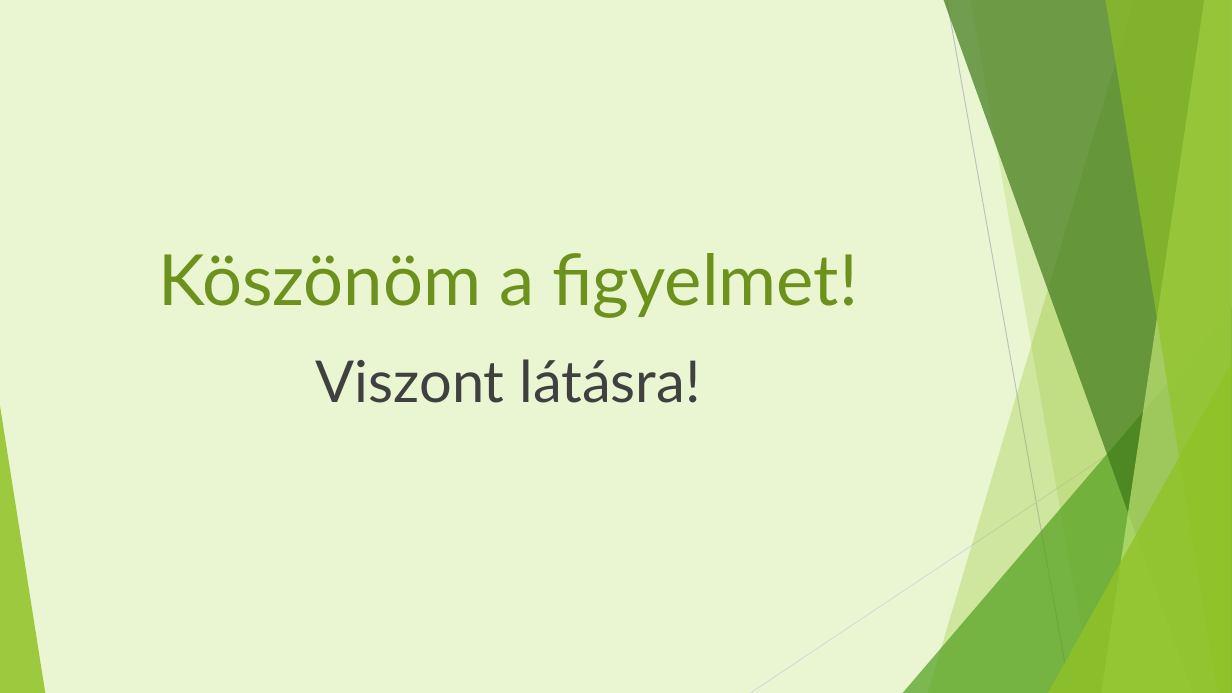
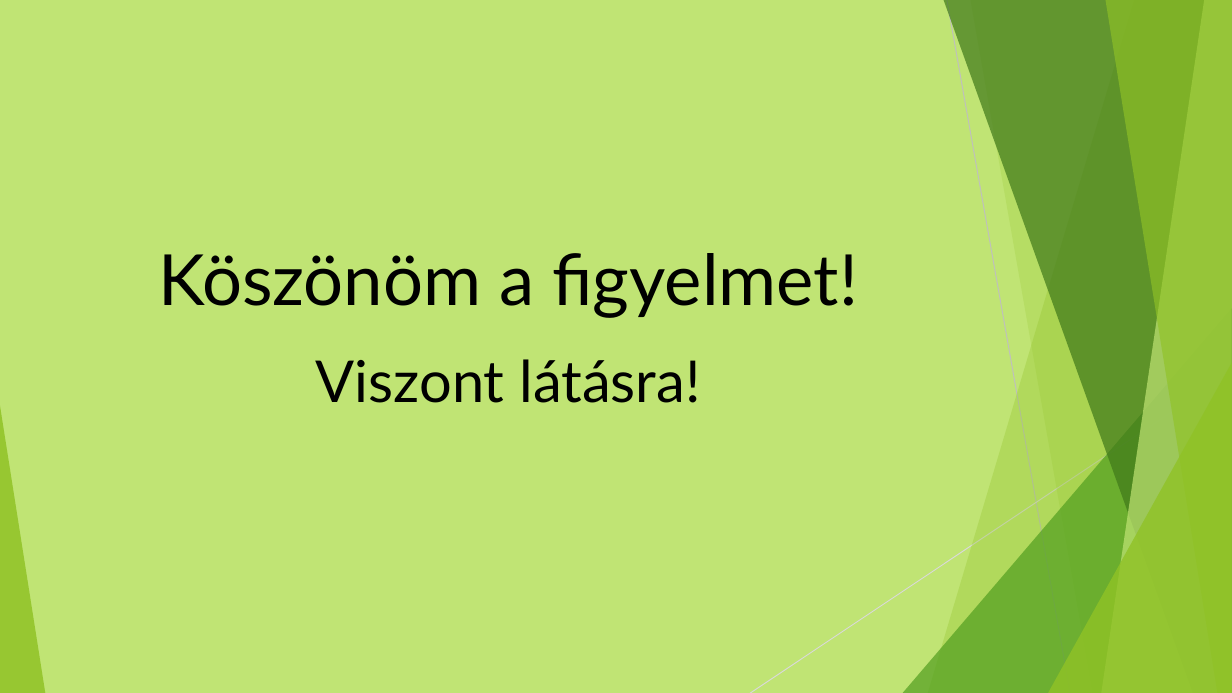
Before and after one commit to ksj-123/conduit, a slide deck: slide 5 of docs/Conduit_prez.pptx. Drawn at 1232x693 pixels with LibreOffice and Linux fonts; fonts in the diff are those of the drawing. Boxes give left, top, right and bottom in pixels: in the first picture for what was removed or moved away, otherwise in the second. Text is boxed around its words. In the diff, an @@ line names an element or a change of style, - is before the commit and + after.

```diff
--- a/docs/Conduit_prez.pptx
+++ b/docs/Conduit_prez.pptx
@@ background #EAF6D1 to #C0E474 @@
@@ title "Köszönöm a figyelmet!" at <box>158,253,858,318</box>: text colour #6C921D to #000000 @@
@@ text "Viszont látásra!" at <box>316,359,700,403</box>: text colour #404040 to #000000 @@
```
Also in this commit, not shown: 3 other slides changed, 3 other files.
